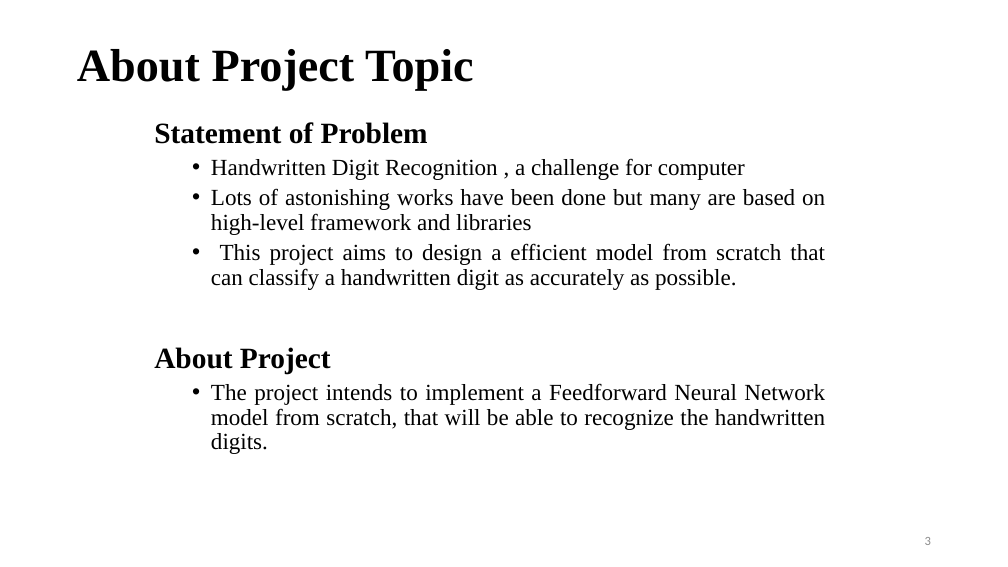
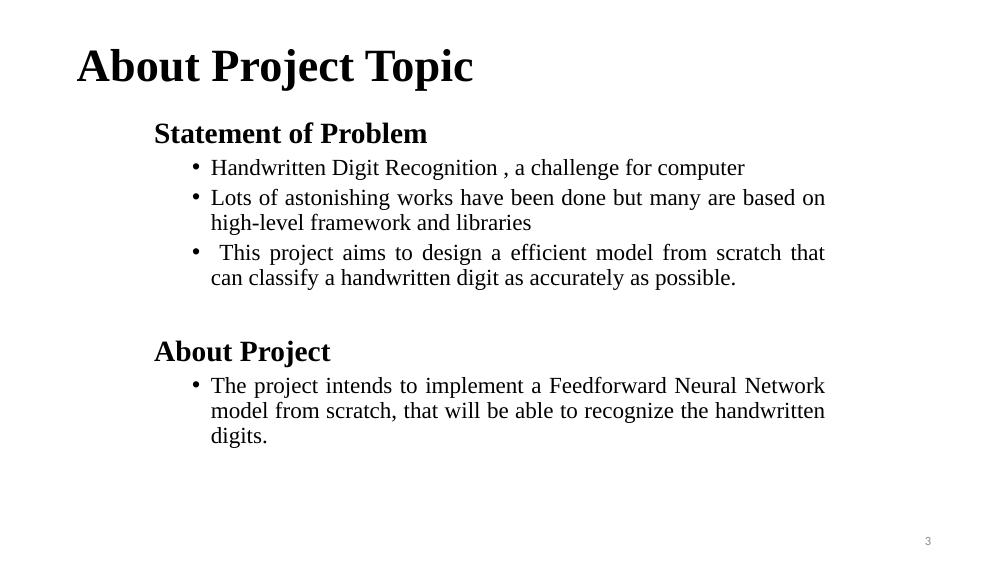
Before and after one commit to kattelsameer/HandWritten-Digit-Recognition-using-Deep-Learning, a slide deck: slide 3 of 3. Proposal Defence/Presentation(draft).pptx. Drawn at 1008x567 pixels with LibreOffice and Linux fonts; fonts in the diff are those of the drawing. Boxes give left, top, right and bottom in pixels: in the first picture for what was removed or moved away, otherwise in the second. Text is boxed around its words. In the diff, an @@ line names an element or a change of style, - is before the commit and + after.

```diff
--- a/3. Proposal Defence/Presentation(draft).pptx
+++ b/3. Proposal Defence/Presentation(draft).pptx
@@ text "Statement of Problem" rewrapped from box(154, 122, 825, 454) to box(154, 122, 826, 448) @@
```
Also in this commit, not shown: 13 other slides changed, 3 other files.
